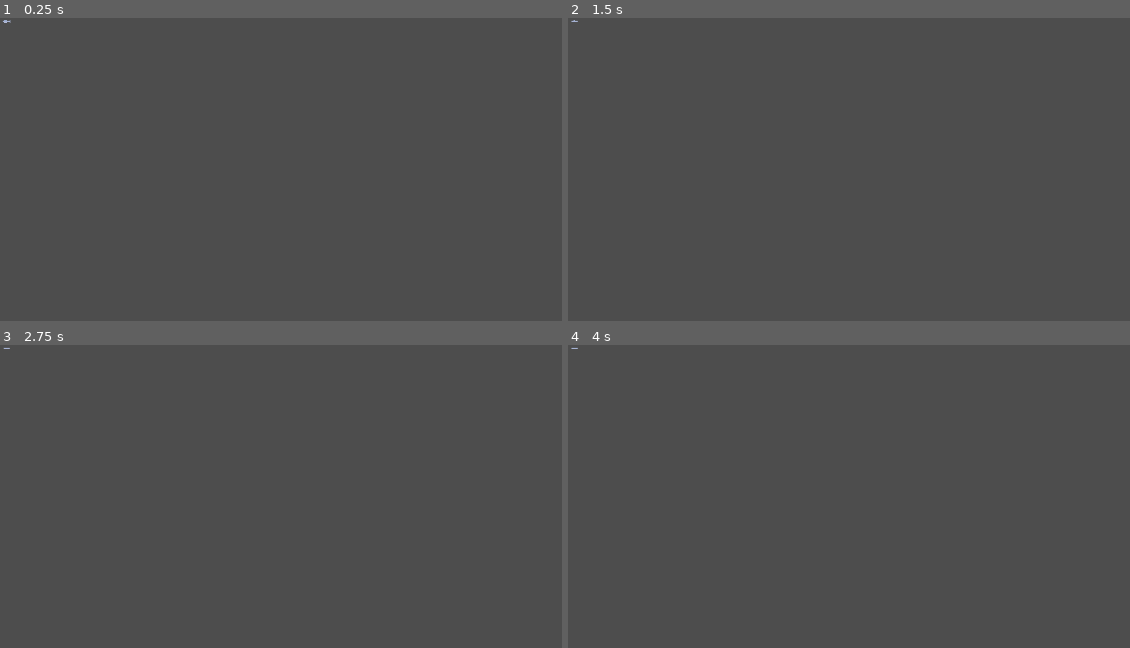
Above: before the commit, frames 1-4 (two rows, left to right).
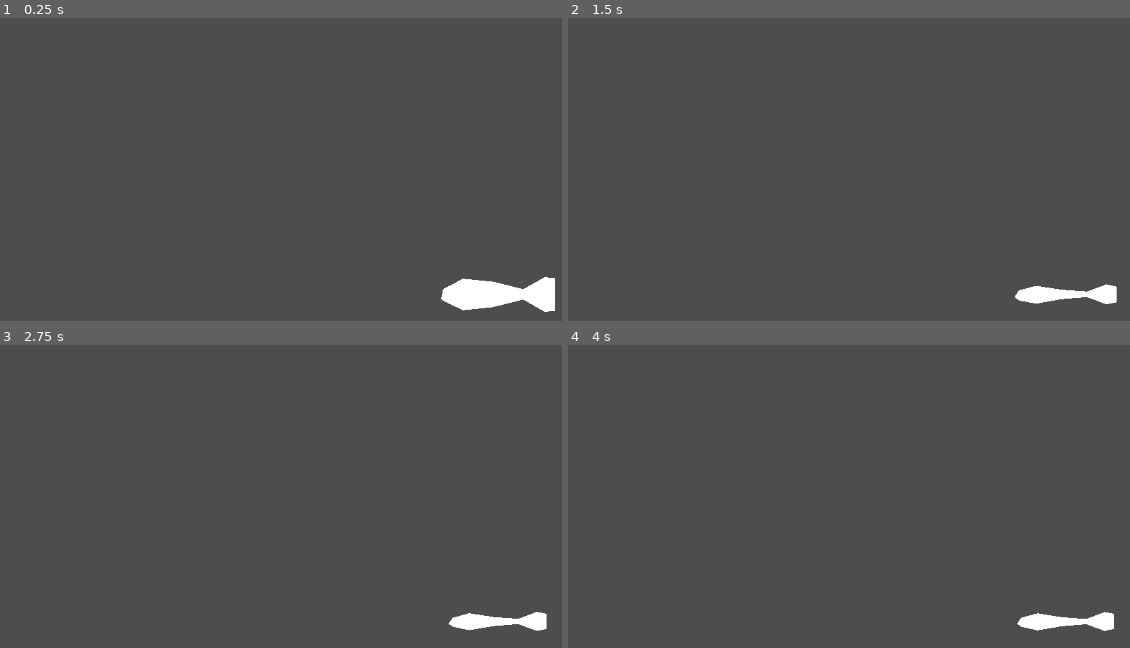
Above: after the commit, the same moments.

Repository: FromAriel/Experiments
Game: Godot game, scene res://scenes/SoftBodyFishPrototype.tscn
The game is run twice, just before and just after one commit, with the same random seed, the same clock (stepped at 60 frames per second) and the same inputs.
Inputs (mouse positions are in pixels of both pictures, inside the frame that each line leads up to):
- Up to frame 1 (0.25 s): no input
- Up to frame 2 (1.5 s): move the mouse to (outside the picture) at 0.52 s; click (outside the picture) at 0.67 s; tap Enter at 1.25 s; drag from (809, 266) to (outside the picture) at 1.27 s
- Up to frame 3 (2.75 s): tap Space at 2 s; move the mouse to (477, 469) at 2.02 s; click (477, 469) at 2.17 s
- Up to frame 4 (4 s): tap Enter at 2.75 s; drag from (outside the picture) to (725, 502) at 2.77 s; tap Space at 3.5 s; move the mouse to (outside the picture) at 3.52 s; click (outside the picture) at 3.67 s

The runs differ from the first frame. In frame 1, 1.6% of the frame differs, in the area x 0-99%, y 0-98%; in frame 2, 0.8%; in frame 3, 0.7%; in frame 4, 0.7%.

Commit message:
feat(softbody): add draggable controls and scaling

Diff:
--- a/BOIDFIsh/prototypes/softbody_fish/scenes/SoftBodyFishPrototype.tscn
+++ b/BOIDFIsh/prototypes/softbody_fish/scenes/SoftBodyFishPrototype.tscn
@@ -4,3 +4,9 @@
 
 [node name="SoftBodyFish" type="Node2D"]
 script = ExtResource("1")
+FB_head_control_IN = NodePath("HeadControl")
+FB_tail_control_IN = NodePath("TailControl")
+
+[node name="HeadControl" type="Node2D" parent="."]
+
+[node name="TailControl" type="Node2D" parent="."]
--- a/BOIDFIsh/prototypes/softbody_fish/scripts/SoftBodyFish.gd
+++ b/BOIDFIsh/prototypes/softbody_fish/scripts/SoftBodyFish.gd
@@ -11,6 +11,8 @@
 # gdlint:disable = class-variable-name,function-name
 class_name SoftBodyFish
 extends Node2D
+
+const FB_SCALE: float = 15.0
 
 const FB_COORDS: Array[Vector2] = [
     Vector2(4, 5.5),
@@ -28,12 +30,19 @@
     Vector2(4, 5.5)
 ]
 
+const FB_DRAG_RADIUS: float = 20.0
+
 @export var FB_spring_strength_IN: float = 10.0
+@export var FB_head_anchor_strength_IN: float = 20.0
+@export var FB_tail_anchor_strength_IN: float = 20.0
 @export var FB_radial_strength_IN: float = 5.0
 @export_range(0.5, 1.0, 0.01) var FB_damping_IN: float = 0.9
 @export var FB_gravity_IN: float = 0.0
 @export var FB_wobble_amp_IN: float = 0.4
 @export var FB_breath_amp_IN: float = 0.2
+
+@export var FB_head_control_IN: Node2D
+@export var FB_tail_control_IN: Node2D
 
 var FB_nodes_UP: Array[Vector2] = []
 var FB_node_vels_UP: Array[Vector2] = []
@@ -41,6 +50,7 @@
 var FB_head_ctrl_UP: Vector2 = Vector2.ZERO
 var FB_tail_ctrl_UP: Vector2 = Vector2.ZERO
 var _mat: ShaderMaterial
+var _drag_node: Node2D
 
 
 func _ready() -> void:
@@ -48,6 +58,11 @@
     _mat = ShaderMaterial.new()
     _mat.shader = load("res://shaders/soft_body_fish.gdshader")
     material = _mat
+    position = get_viewport_rect().size * 0.5
+    if FB_head_control_IN:
+        FB_head_control_IN.position = _calc_head_pos()
+    if FB_tail_control_IN:
+        FB_tail_control_IN.position = _calc_tail_pos()
 
 
 func _init_nodes() -> void:
@@ -55,14 +70,43 @@
     FB_node_vels_UP.clear()
     FB_rest_nodes_SH.clear()
     for pt in FB_COORDS:
-        FB_nodes_UP.append(pt)
+        var scaled: Vector2 = pt * FB_SCALE
+        FB_nodes_UP.append(scaled)
         FB_node_vels_UP.append(Vector2.ZERO)
-        FB_rest_nodes_SH.append(pt)
+        FB_rest_nodes_SH.append(scaled)
+
+
+func _calc_head_pos() -> Vector2:
+    return (FB_rest_nodes_SH[5] + FB_rest_nodes_SH[6]) * 0.5
+
+
+func _calc_tail_pos() -> Vector2:
+    return (FB_rest_nodes_SH[0] + FB_rest_nodes_SH[11]) * 0.5
 
 
 func _process(delta: float) -> void:
     _physics_step(delta)
     queue_redraw()
+    _update_cursor()
+
+
+func _input(event: InputEvent) -> void:
+    if not FB_head_control_IN or not FB_tail_control_IN:
+        return
+    if event is InputEventMouseButton:
+        var mb := event as InputEventMouseButton
+        var local_pos: Vector2 = to_local(mb.position)
+        if mb.button_index == MOUSE_BUTTON_LEFT:
+            if mb.pressed:
+                if FB_head_control_IN.position.distance_to(local_pos) <= FB_DRAG_RADIUS:
+                    _drag_node = FB_head_control_IN
+                elif FB_tail_control_IN.position.distance_to(local_pos) <= FB_DRAG_RADIUS:
+                    _drag_node = FB_tail_control_IN
+            else:
+                _drag_node = null
+    elif event is InputEventMouseMotion and _drag_node:
+        var mm := event as InputEventMouseMotion
+        _drag_node.position = to_local(mm.position)
 
 
 func _physics_step(delta: float) -> void:
@@ -81,11 +125,40 @@
         var spring: Vector2 = ((prev + next) * 0.5 - pos) * FB_spring_strength_IN * delta
         var radial: Vector2 = (target - pos) * FB_radial_strength_IN * delta
         var grav: Vector2 = Vector2.DOWN * FB_gravity_IN * delta
+        if FB_head_control_IN and i in [5, 6]:
+            vel += (FB_head_control_IN.position - pos) * FB_head_anchor_strength_IN * delta
+        if FB_tail_control_IN and i in [0, 11]:
+            vel += (FB_tail_control_IN.position - pos) * FB_tail_anchor_strength_IN * delta
         vel += spring + radial + grav
         vel *= FB_damping_IN
         pos += vel * delta
         FB_nodes_UP[i] = pos
         FB_node_vels_UP[i] = vel
+
+    _apply_diag_spring(2, 9, delta)
+    _apply_diag_spring(3, 8, delta)
+
+
+func _apply_diag_spring(a: int, b: int, delta: float) -> void:
+    var pos_a: Vector2 = FB_nodes_UP[a]
+    var pos_b: Vector2 = FB_nodes_UP[b]
+    var diff: Vector2 = pos_b - pos_a
+    var spring: Vector2 = diff * FB_spring_strength_IN * delta
+    FB_node_vels_UP[a] += spring
+    FB_node_vels_UP[b] -= spring
+
+
+func _update_cursor() -> void:
+    if not FB_head_control_IN or not FB_tail_control_IN:
+        return
+    var mpos: Vector2 = to_local(get_viewport().get_mouse_position())
+    if (
+        FB_head_control_IN.position.distance_to(mpos) <= FB_DRAG_RADIUS
+        or FB_tail_control_IN.position.distance_to(mpos) <= FB_DRAG_RADIUS
+    ):
+        Input.set_default_cursor_shape(Input.CURSOR_POINTING_HAND)
+    else:
+        Input.set_default_cursor_shape(Input.CURSOR_ARROW)
 
 
 func _draw() -> void:
Not shown, changed: BOIDFIsh/CHANGE_LOG.md
Not shown, changed: BOIDFIsh/TODO.md
